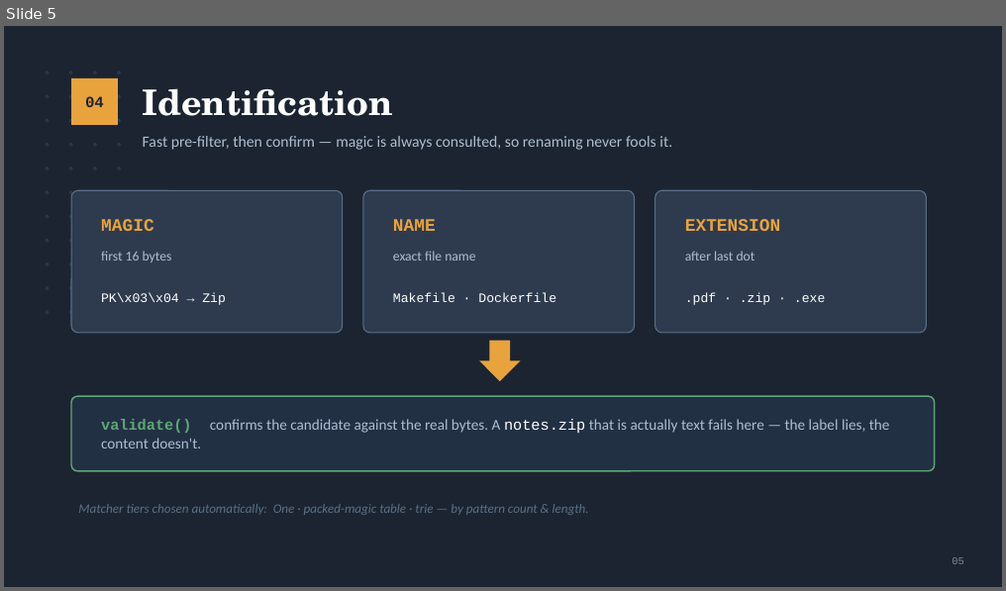
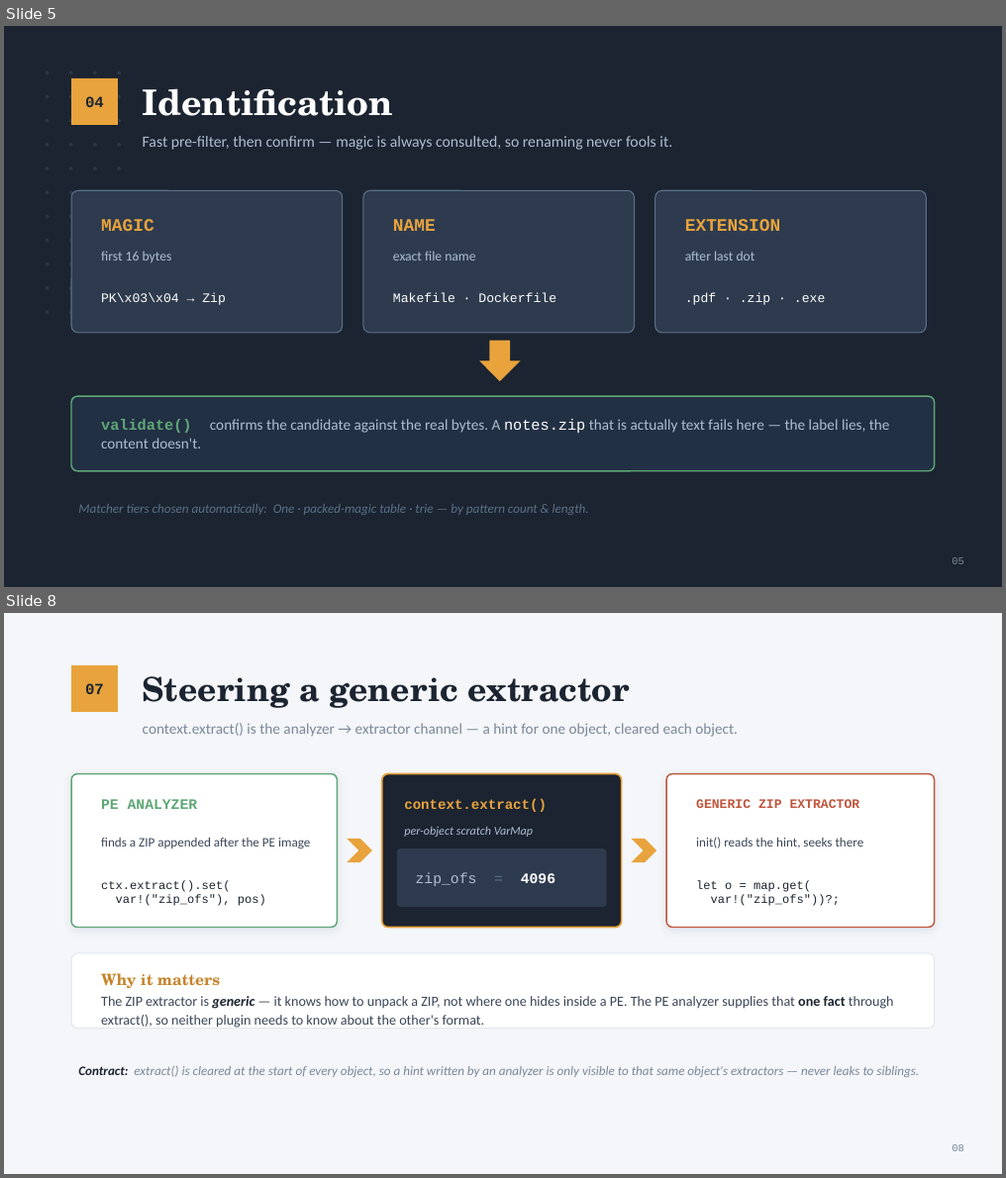
Before and after one commit to gdt050579/content_scan, a slide deck: content_scan_design.pptx. Shown one above the other, each under a label of ours: slide 5 before the commit, slides 5 and 8 after it; the slides between them are not shown. The pictures are 1006x591 and 1006x1178 pixels, drawn with LibreOffice and Linux fonts; fonts in the diff are those of the drawing. Boxes give left, top, right and bottom in pixels: in the first picture for what was removed or moved away, otherwise in the second. Text is boxed around its words. In the diff, an @@ line names an element or a change of style, - is before the commit and + after.

```diff
--- a/content_scan_design.pptx
+++ b/content_scan_design.pptx
@@ slide 8 added at bbox=[4, 613, 1002, 1174], background #F4F6F9 @@
@@ rectangle added at bbox=[71, 665, 118, 712], fill #E8A33D @@
@@ text added at bbox=[85, 683, 104, 694], 15 pt, text #1B2430, bold @@
+07
@@ text added at bbox=[143, 676, 630, 708], 32 pt, text #1B2430, bold @@
+Steering a generic extractor
@@ text added at bbox=[143, 723, 738, 737], 14.5 pt, text #7A8899 @@
+context.extract() is the analyzer → extractor channel — a hint for one object, cleared each object.
@@ rounded rectangle added at bbox=[71, 774, 338, 928], fill #FFFFFF, outline #5FA777 1.4 pt @@
@@ rounded rectangle added at bbox=[382, 774, 622, 928], fill #1B2430, outline #E8A33D 1.6 pt @@
@@ rounded rectangle added at bbox=[666, 774, 935, 928], fill #FFFFFF, outline #C0563E 1.4 pt @@
@@ text added at bbox=[101, 799, 198, 809], 14 pt, text #5FA777, bold @@
+PE ANALYZER
@@ text added at bbox=[404, 798, 547, 812], 13.5 pt, text #E8A33D, bold @@
+context.extract()
@@ text added at bbox=[696, 799, 860, 808], 12.5 pt, text #C0563E, bold @@
+GENERIC ZIP EXTRACTOR
@@ text added at bbox=[101, 838, 310, 850], 12.5 pt, text #3A4657 @@
+finds a ZIP appended after the PE image
@@ chevron added at bbox=[347, 839, 372, 863], fill #E8A33D @@
@@ rounded rectangle added at bbox=[397, 849, 607, 907], fill #2E3B4E @@
@@ text added at bbox=[404, 826, 533, 837], 11.5 pt, text #AEBED2, italic @@
+per-object scratch VarMap
@@ chevron added at bbox=[632, 839, 656, 863], fill #E8A33D @@
@@ text added at bbox=[696, 837, 864, 849], 12.5 pt, text #3A4657 @@
+init() reads the hint, seeks there
@@ text added at bbox=[416, 873, 555, 886], 14 pt, text #AEBED2 @@
+zip_ofs = 4096
@@ text added at bbox=[101, 880, 266, 906], 11.5 pt, text #1B2430 @@
+ctx.extract().set(
+var!("zip_ofs"), pos)
@@ text added at bbox=[696, 880, 840, 906], 11.5 pt, text #1B2430 @@
+let o = map.get(
+var!("zip_ofs"))?;
@@ rounded rectangle added at bbox=[71, 954, 935, 1029], fill #FFFFFF, outline #E2E7EE 1 pt @@
@@ text added at bbox=[101, 973, 220, 988], 15 pt, text #C6832A, bold @@
+Why it matters
@@ text added at bbox=[101, 996, 894, 1028], 13.5 pt, text #3A4657 @@
+The ZIP extractor is generic — it knows how to unpack a ZIP, not where one hides inside a PE. The PE analyzer supplies that one fact through extract(), so neither plugin needs to know about the other's format.
@@ text added at bbox=[78, 1065, 919, 1077], 12.5 pt, text #7A8899, italic @@
+Contract: extract() is cleared at the start of every object, so a hint written by an analyzer is only visible to that same object's extractors — never leaks to siblings.
@@ text added at bbox=[951, 1145, 964, 1152], 10 pt, text #7A8899 @@
+08
```
Also in this commit, not shown: 7 slides changed, 6 other slides added, 1 slide removed, 9 other files.
